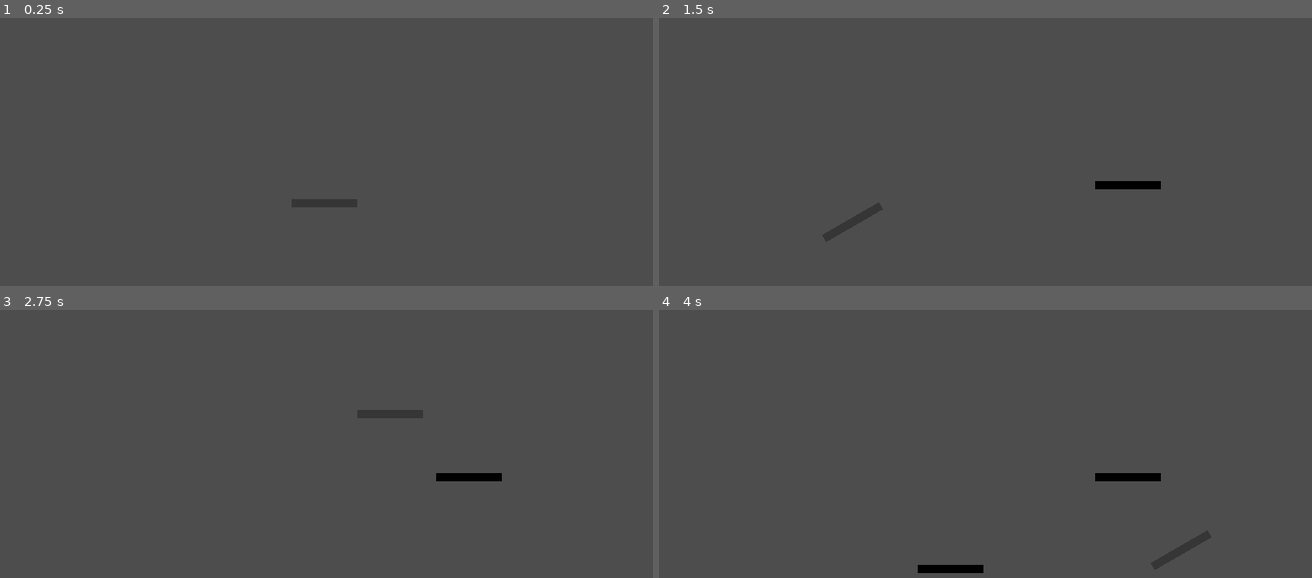
Above: before the commit, frames 1-4 (two rows, left to right).
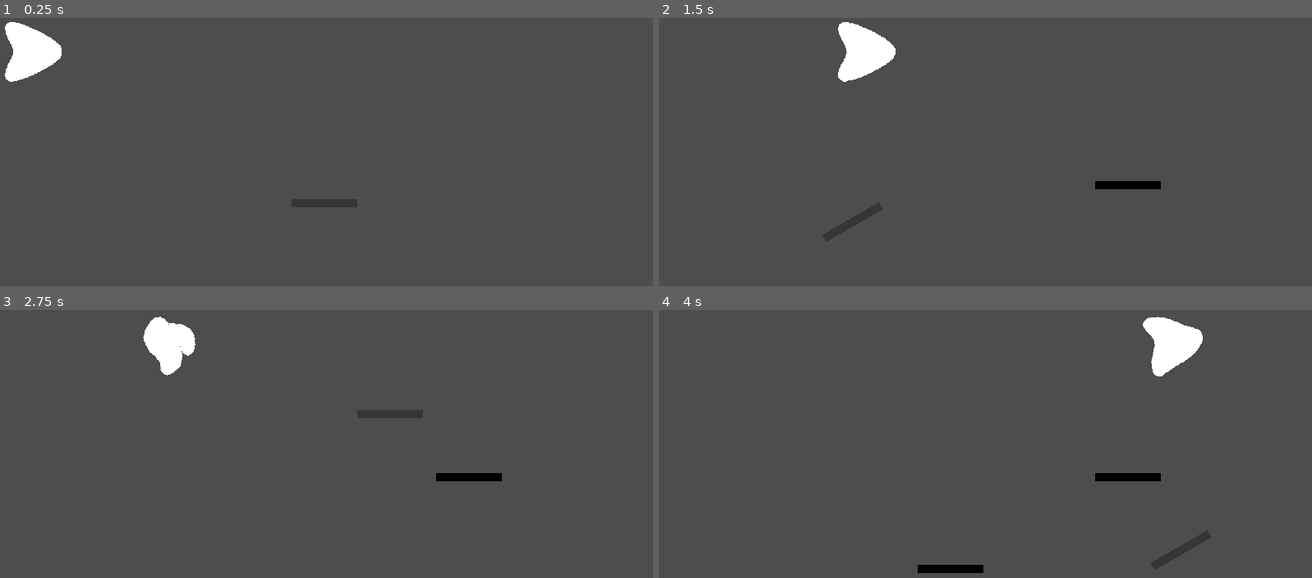
Above: after the commit, the same moments.

Repository: Silver-Ink/GameJamAirConditionner
Game: Godot game, scene res://Game.tscn
The game is run twice, just before and just after one commit, with the same random seed, the same clock (stepped at 60 frames per second) and the same inputs.
Inputs (mouse positions are in pixels of both pictures, inside the frame that each line leads up to):
- Up to frame 1 (0.25 s): no input
- Up to frame 2 (1.5 s): tap Enter (ui_accept) at 0.5, 0.77 s; move the mouse to (1129, 184) at 0.52 s; hold Right (ui_right) from 0.53 s (still down); click (1129, 184) at 0.6 s; move the mouse to (854, 221) at 1.27 s; tap Mouse wheel up (rotate_wall_left) at 1.35 s
- Up to frame 3 (2.75 s): tap Enter (ui_accept) at 1.52 s; move the mouse to (391, 414) at 2.02 s; release Right (ui_right) at 2.03 s; hold Left (ui_left) from 2.03 s (still down); tap Mouse wheel down (rotate_wall_right) at 2.1 s
- Up to frame 4 (4 s): move the mouse to (952, 567) at 2.77 s; release Left (ui_left) at 2.78 s; hold Right (ui_right) from 2.78 s (still down); click (952, 567) at 2.85 s; tap Enter (ui_accept) at 3.02, 3.77 s; move the mouse to (1181, 548) at 3.52 s; tap Mouse wheel up (rotate_wall_left) at 3.6 s

The runs differ from the first frame. In frame 1, 1.3% of the frame differs, in the area x 0-10%, y 1-24%; in frame 2, 1.3%, in the area x 27-37%, y 1-24%; in frame 3, 1.1%; in frame 4, 1.3%.

Commit message:
fix: Walls can be spawned outside of level border + walls aren't move by player anymore

Diff:
--- a/Game.tscn
+++ b/Game.tscn
@@ -1,7 +1,19 @@
-[gd_scene load_steps=3 format=3 uid="uid://c0vjy050wrxjr"]
+[gd_scene load_steps=8 format=3 uid="uid://c0vjy050wrxjr"]
 
 [ext_resource type="PackedScene" uid="uid://ch5s2btnrj7ne" path="res://SurvivingPlayer.tscn" id="1_nsf7f"]
 [ext_resource type="PackedScene" uid="uid://bjr0wirbic3de" path="res://WallPlacer.tscn" id="2_nw2we"]
+[ext_resource type="PackedScene" path="res://slime.tscn" id="3_raclx"]
+
+[sub_resource type="WorldBoundaryShape2D" id="WorldBoundaryShape2D_sfl1q"]
+normal = Vector2(1, 0)
+
+[sub_resource type="WorldBoundaryShape2D" id="WorldBoundaryShape2D_tqd7w"]
+normal = Vector2(-1, 0)
+
+[sub_resource type="WorldBoundaryShape2D" id="WorldBoundaryShape2D_sv7m4"]
+normal = Vector2(0, 1)
+
+[sub_resource type="WorldBoundaryShape2D" id="WorldBoundaryShape2D_n0air"]
 
 [node name="Game" type="Node2D"]
 
@@ -14,3 +26,23 @@
 [node name="Camera2D" type="Camera2D" parent="."]
 anchor_mode = 0
 zoom = Vector2(2, 2)
+
+[node name="WorldCollisionStaticBody" type="StaticBody2D" parent="."]
+
+[node name="LeftWallCollision" type="CollisionShape2D" parent="WorldCollisionStaticBody"]
+position = Vector2(0, 180)
+shape = SubResource("WorldBoundaryShape2D_sfl1q")
+
+[node name="RightWallCollision" type="CollisionShape2D" parent="WorldCollisionStaticBody"]
+position = Vector2(640, 180)
+shape = SubResource("WorldBoundaryShape2D_tqd7w")
+
+[node name="UpWallCollision" type="CollisionShape2D" parent="WorldCollisionStaticBody"]
+position = Vector2(320, 0)
+shape = SubResource("WorldBoundaryShape2D_sv7m4")
+
+[node name="CollisionShape2D" type="CollisionShape2D" parent="WorldCollisionStaticBody"]
+position = Vector2(320, 360)
+shape = SubResource("WorldBoundaryShape2D_n0air")
+
+[node name="Slime" parent="." instance=ExtResource("3_raclx")]
--- a/WallStraight.tscn
+++ b/WallStraight.tscn
@@ -11,6 +11,7 @@
 
 [node name="RigidBody2D" type="RigidBody2D" parent="."]
 gravity_scale = 0.0
+freeze = true
 
 [node name="Area2D" type="Area2D" parent="RigidBody2D"]
 
--- a/wall.gd
+++ b/wall.gd
@@ -6,7 +6,6 @@
 var _wall_collision : RigidBody2D
 
 var _nb_bodies_on_preview_shape : int = 0
-var _is_wall_placeable : bool = true
 
 signal wall_placeable_status ( placeable : bool )
 
@@ -28,12 +27,16 @@
 	_wall_sprite.modulate.a = 0.3
 
 func _on_preview_shape_body_entered(body: Node2D) -> void:
-	_is_wall_placeable = false
+	if (body == get_node("../../WorldCollisionStaticBody")):
+		return # Ignore level border
+
 	wall_placeable_status.emit(false)
 	_nb_bodies_on_preview_shape += 1
 
 func _on_preview_shape_body_exited(body: Node2D) -> void:
+	if (body == get_node("../../WorldCollisionStaticBody")):
+		return # Ignore level border
+
 	_nb_bodies_on_preview_shape -= 1
 	if (_nb_bodies_on_preview_shape == 0):
-		_is_wall_placeable = true
 		wall_placeable_status.emit(true)
--- a/wall_placer.gd
+++ b/wall_placer.gd
@@ -51,6 +51,7 @@
 	var new_wall := SC_wall_straight.instantiate()
 	new_wall.position = _preview_wall.position
 	new_wall.rotation = _preview_wall.rotation
+	new_wall.get_node("RigidBody2D/Area2D/PreviewCollisionShape2D").set_deferred("disabled", true)
 	_wall_container.add_child(new_wall)
 	new_wall.get_tree().create_timer(_wall_life_time).timeout.connect(new_wall.initiate_wall_destroy)
 
